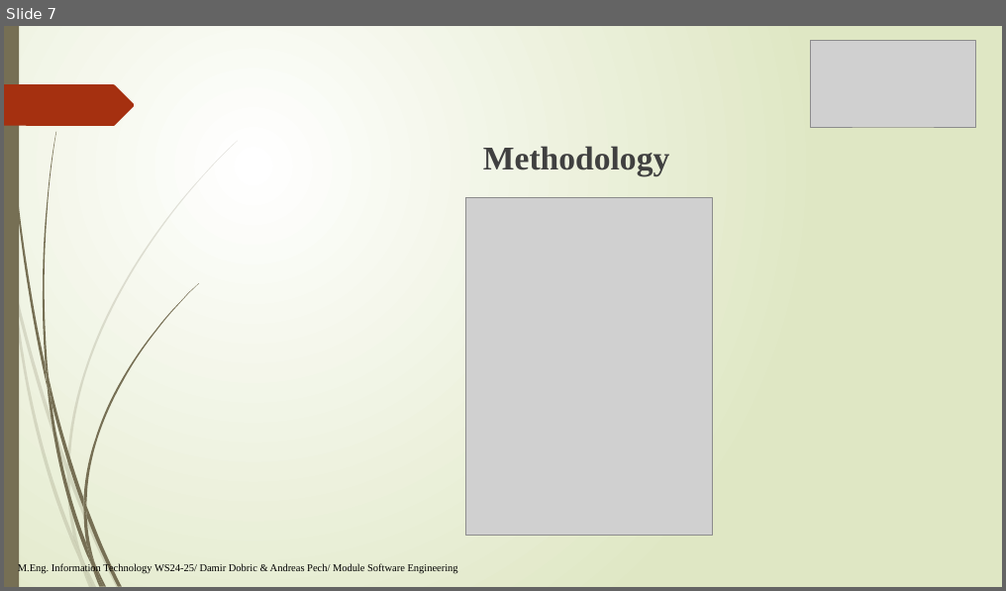
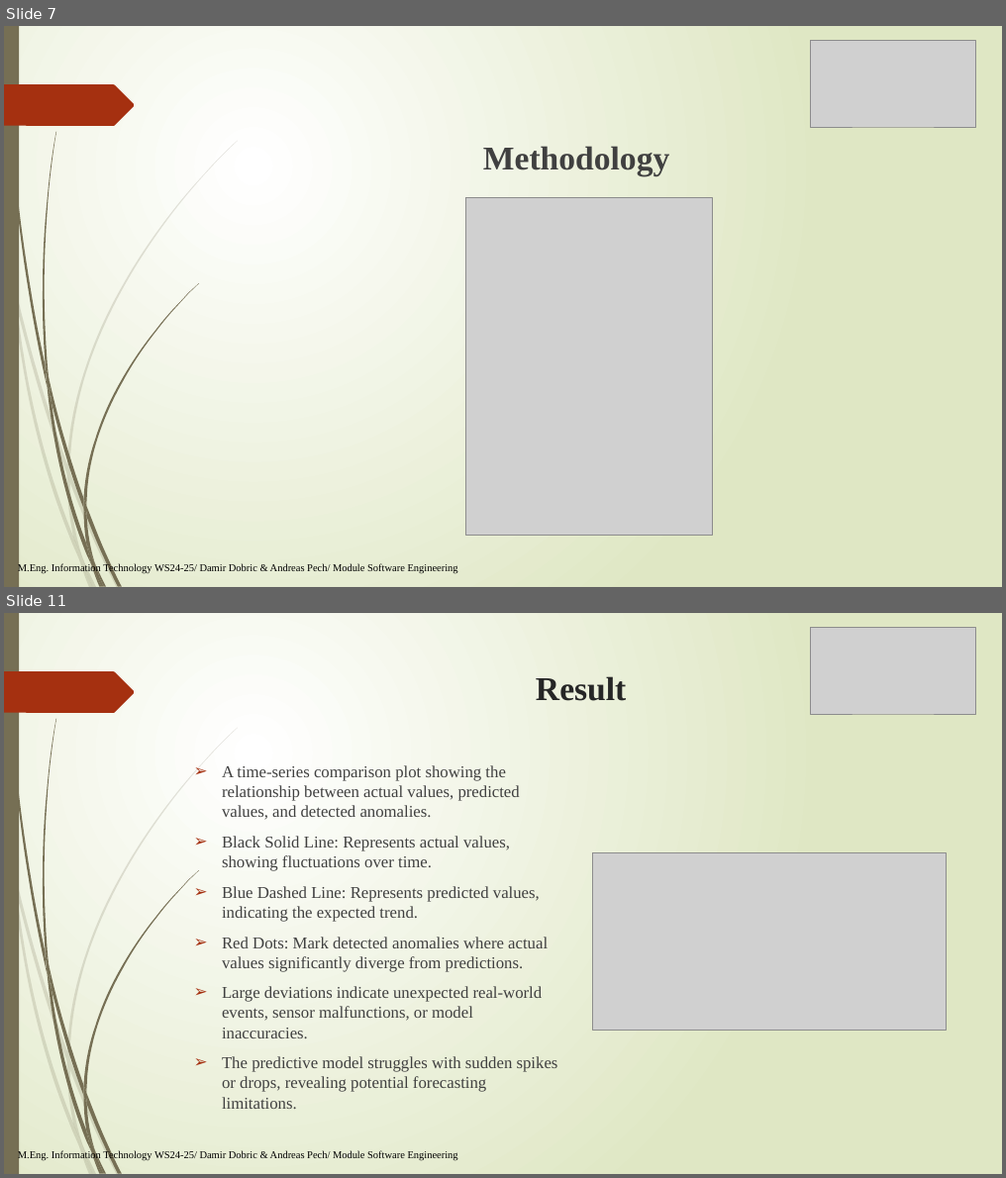
Before and after one commit to sohelranalive/neocortexapi-CodeHive, a slide deck: source/MySEProject/Documentation/PresentationFile_CodeHive.pptx. Shown one above the other, each under a label of ours: slide 7 before the commit, slides 7 and 11 after it; the slides between them are not shown. The pictures are 1006x591 and 1006x1178 pixels, drawn with LibreOffice and Linux fonts; fonts in the diff are those of the drawing; grey boxes stand for pictures. Boxes give left, top, right and bottom in pixels: in the first picture for what was removed or moved away, otherwise in the second. Text is boxed around its words. In the diff, an @@ line names an element or a change of style, - is before the commit and + after.

Commit message:
added result discussion on ppt

```diff
--- a/source/MySEProject/Documentation/PresentationFile_CodeHive.pptx
+++ b/source/MySEProject/Documentation/PresentationFile_CodeHive.pptx
@@ slide 11 added at box(4, 613, 1002, 1174), background gradient #FFFFFF to #DFE8C4; not listed: 24 template elements that a slide beside it also shows @@
@@ picture added at box(811, 627, 976, 714) @@
@@ title added at box(536, 676, 626, 701), 32 pt, text #262626, bold @@
+Result
@@ text added at box(222, 765, 558, 1092), 16 pt, text #404040 @@
+➢ A time-series comparison plot showing the relationship between actual values, predicted values, and detected anomalies.
+➢ Black Solid Line: Represents actual values, showing fluctuations over time.
+➢ Blue Dashed Line: Represents predicted values, indicating the expected trend.
+➢ Red Dots: Mark detected anomalies where actual values significantly diverge from predictions.
+➢ Large deviations indicate unexpected real-world events, sensor malfunctions, or model inaccuracies.
+➢ The predictive model struggles with sudden spikes or drops, revealing potential forecasting limitations.
@@ picture added at box(592, 854, 945, 1030) @@
@@ text added at box(18, 1152, 458, 1162), 10 pt, text #000000 @@
+M.Eng. Information Technology WS24-25/ Damir Dobric & Andreas Pech/ Module Software Engineering
```
Also in this commit, not shown: 3 slides changed, 6 other slides added.
